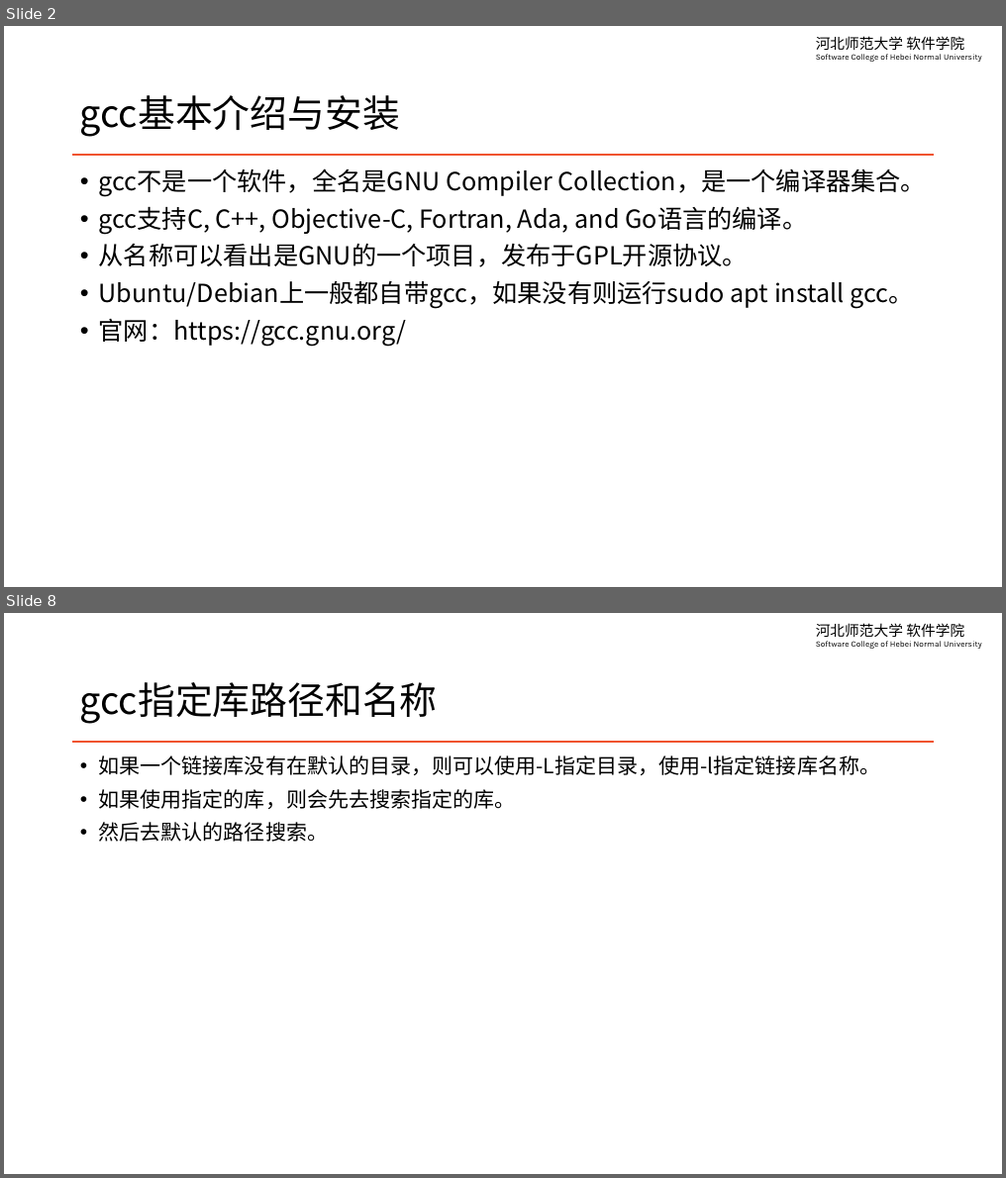
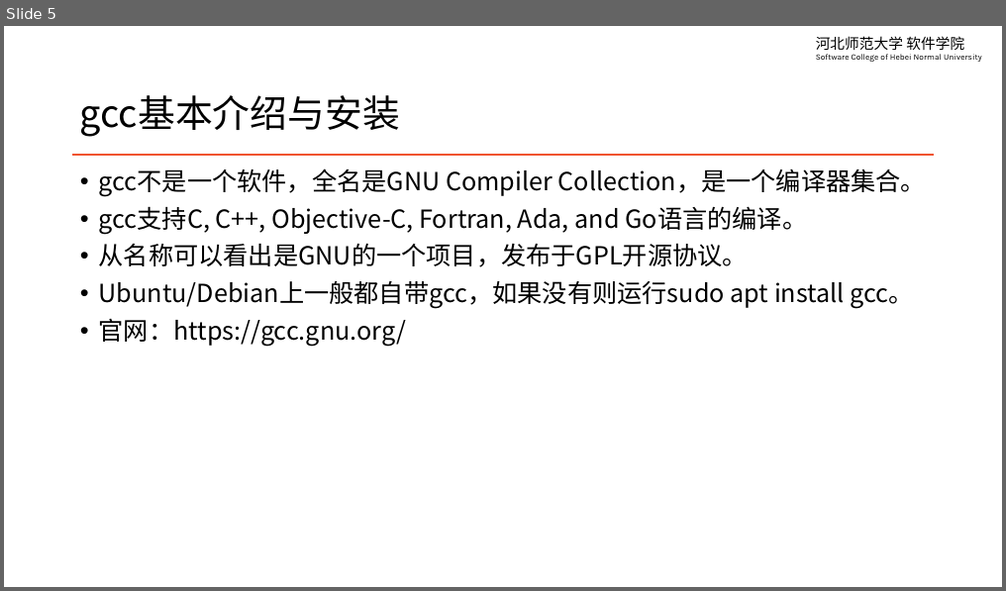
Before and after one commit to edu2act/course-linux-system, a slide deck: materials/slides/ch15-vim-and-linux-c-programming.pptx. Shown one above the other, each under a label of ours: slides 2 and 8 before the commit, slide 5 after it; the slides between them are not shown. The pictures are 1006x1178 and 1006x591 pixels, drawn with LibreOffice and Linux fonts; fonts in the diff are those of the drawing. Boxes give left, top, right and bottom in pixels: in the first picture for what was removed or moved away, otherwise in the second. Text is boxed around its words. In the diff, an @@ line names an element or a change of style, - is before the commit and + after.

```diff
--- a/materials/slides/ch15-vim-and-linux-c-programming.pptx
+++ b/materials/slides/ch15-vim-and-linux-c-programming.pptx
@@ slide 8 removed at box(4, 613, 1002, 1174), background #FFFFFF; not listed: 2 template elements that a slide beside it also shows @@
@@ title removed at box(80, 682, 438, 724) @@
-gcc指定库路径和名称
@@ text removed at box(99, 756, 880, 842) @@
-• 如果一个链接库没有在默认的目录，则可以使用-L指定目录，使用-l指定链接库名称。
-• 如果使用指定的库，则会先去搜索指定的库。
-• 然后去默认的路径搜索。
@@ what was slide 2 is now slide 5 @@
```
Also in this commit, not shown: 3 slides changed, 3 slides added, 2 other slides removed.
